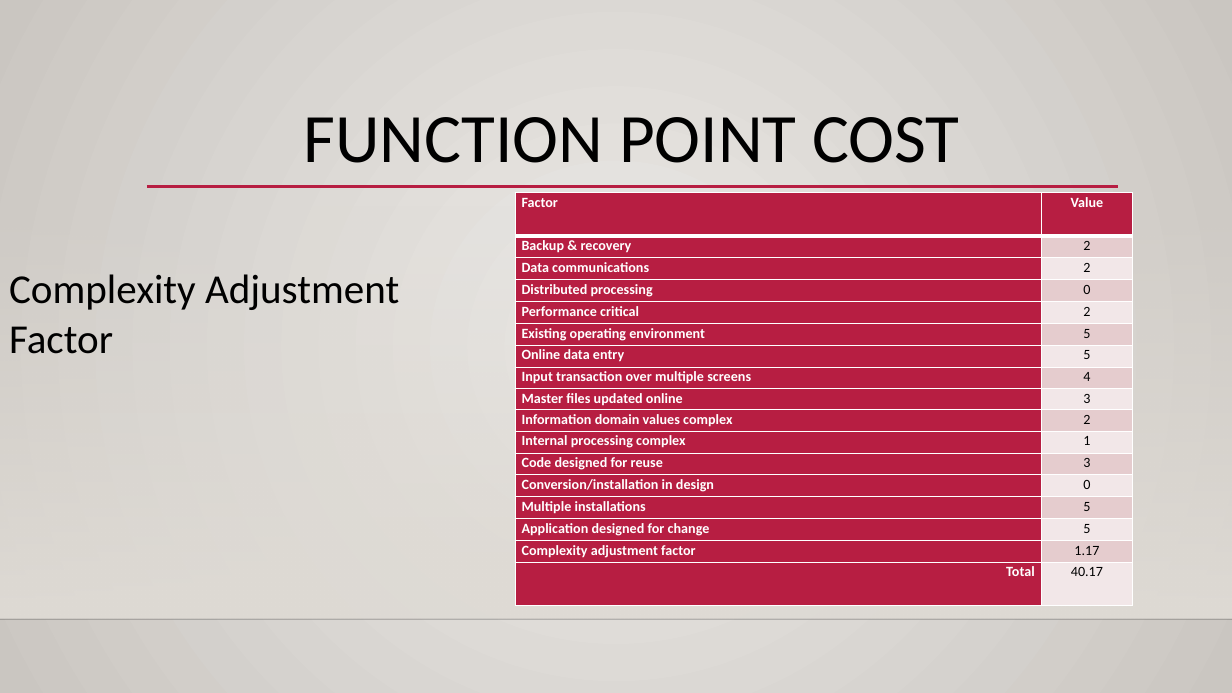
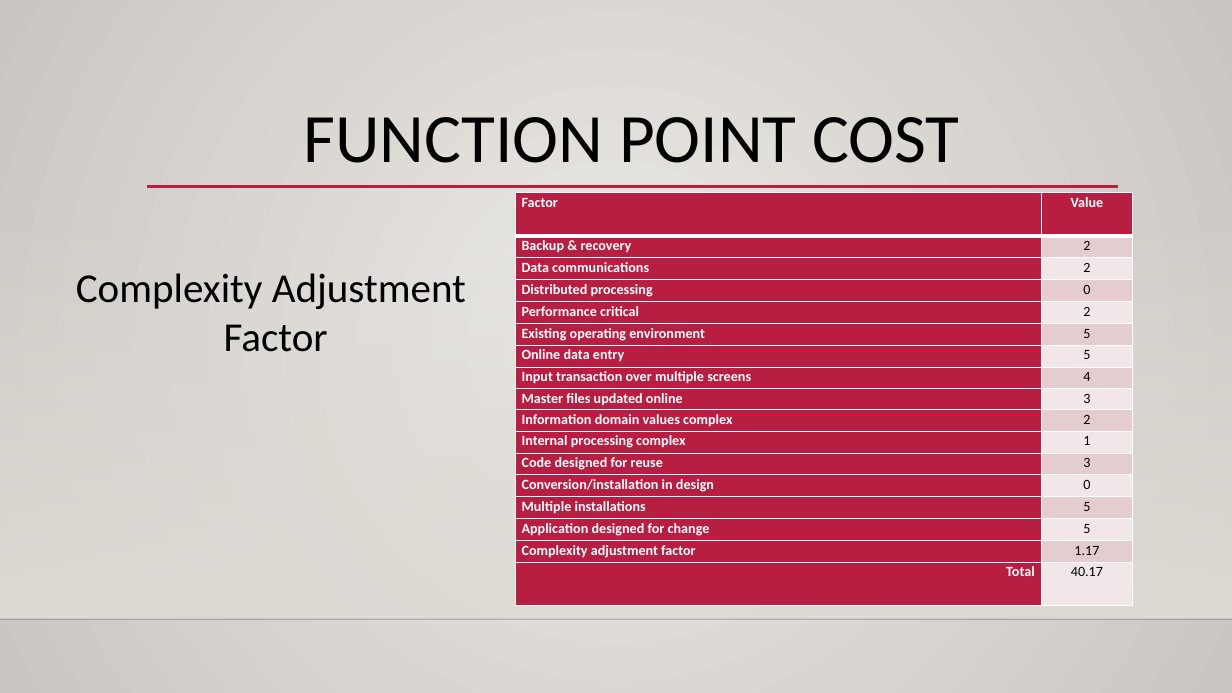
Before and after one commit to FergK/PhoenixHotel, a slide deck: slide 20 of TeamPhoenixPitchDeck.pptx (slide 16 before the commit). Drawn at 1232x693 pixels with LibreOffice and Linux fonts; fonts in the diff are those of the drawing; background and template pictures are left out. Boxes give left, top, right and bottom in pixels: in the first picture for what was removed or moved away, otherwise in the second. Text is boxed around its words. In the diff, an @@ line names an element or a change of style, - is before the commit and + after.

```diff
--- a/TeamPhoenixPitchDeck.pptx
+++ b/TeamPhoenixPitchDeck.pptx
@@ text "Complexity Adjustment": place and size @@
-text "Complexity Adjustment" at (9, 274, 399, 354)
+text "Complexity Adjustment" at (76, 273, 466, 352)
@@ text at (224, 324, 328, 352): alignment left to centre @@
```
Also in this commit, not shown: 7 other slides changed, 4 slides added.
